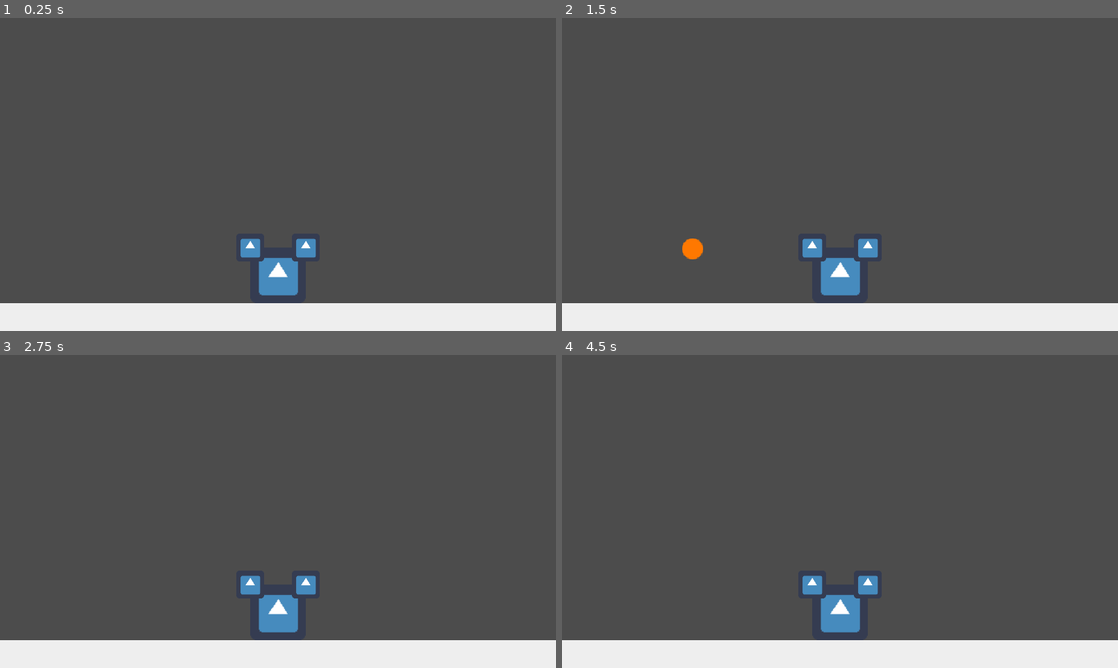
Above: before the commit, frames 1-4 (two rows, left to right).
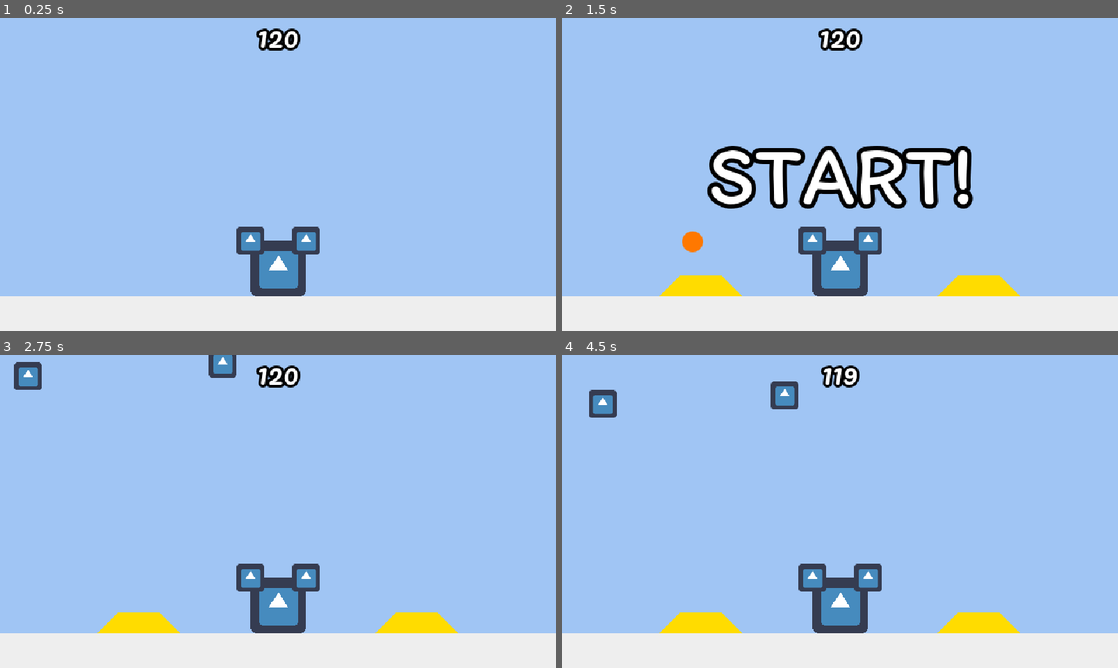
Above: after the commit, the same moments.

Repository: FractalDiane/GMTK2021
Game: Godot game, scene res://scenes/test.tscn
The game is run twice, just before and just after one commit, with the same random seed, the same clock (stepped at 60 frames per second) and the same inputs. The engine's default icon, where the game draws it, is replaced by a stand-in: a white triangle on a blue panel in a dark square.
Inputs:
- Up to frame 1 (0.25 s): no input
- Up to frame 2 (1.5 s): tap Enter at 0.5 s; hold F (fire_h_right) 0.53-1.28 s; tap Q (power_balance_left, bound only after the commit) at 0.6 s; tap R (power_balance_right, bound only after the commit) at 0.8, 1.35 s; hold A (fire_h_left) from 1.28 s (still down)
- Up to frame 3 (2.75 s): tap Q (power_balance_left, bound only after the commit) at 1.55, 2.1 s; release A (fire_h_left) at 2.03 s; hold F (fire_h_right) from 2.03 s (still down); tap R (power_balance_right, bound only after the commit) at 2.3 s
- Up to frame 4 (4.5 s): tap R (power_balance_right, bound only after the commit) at 2.85, 3.8, 4.35 s; tap Q (power_balance_left, bound only after the commit) at 3.05, 3.6 s; release F (fire_h_right) at 3.53 s; hold A (fire_h_left) from 3.53 s (still down)

The runs differ from the first frame. In frame 1, 89% of the frame differs, in the area x 0-100%, y 0-92%; in frame 2, 89%; in frame 3, 89%; in frame 4, 89%.

Commit message:
Day 1 continues

Diff:
--- /dev/null
+++ b/fonts/font_standard.tres
@@ -0,0 +1,9 @@
+[gd_resource type="DynamicFont" load_steps=2 format=2]
+
+[ext_resource path="res://fonts/itim-regular.ttf" type="DynamicFontData" id=1]
+
+[resource]
+size = 32
+outline_size = 3
+outline_color = Color( 0, 0, 0, 1 )
+font_data = ExtResource( 1 )
--- /dev/null
+++ b/fonts/font_timer.tres
@@ -0,0 +1,9 @@
+[gd_resource type="DynamicFont" load_steps=2 format=2]
+
+[ext_resource path="res://fonts/pacifico-regular.ttf" type="DynamicFontData" id=1]
+
+[resource]
+size = 32
+outline_size = 3
+outline_color = Color( 0, 0, 0, 1 )
+font_data = ExtResource( 1 )
--- /dev/null
+++ b/prefabs/enemies/enemy_fairy.tscn
@@ -0,0 +1,49 @@
+[gd_scene load_steps=6 format=2]
+
+[ext_resource path="res://icon.png" type="Texture" id=1]
+[ext_resource path="res://scripts/enemies/enemy_fairy.gd" type="Script" id=2]
+
+[sub_resource type="SpriteFrames" id=1]
+animations = [ {
+"frames": [ ExtResource( 1 ) ],
+"loop": true,
+"name": "fly",
+"speed": 5.0
+} ]
+
+[sub_resource type="RectangleShape2D" id=2]
+extents = Vector2( 16, 16 )
+
+[sub_resource type="RectangleShape2D" id=3]
+extents = Vector2( 24, 24 )
+
+[node name="EnemyFairy" type="KinematicBody2D"]
+position = Vector2( 96, 40 )
+script = ExtResource( 2 )
+__meta__ = {
+"_edit_group_": true
+}
+
+[node name="Sprite" type="AnimatedSprite" parent="."]
+scale = Vector2( 0.5, 0.5 )
+frames = SubResource( 1 )
+animation = "fly"
+
+[node name="CollisionShape2D" type="CollisionShape2D" parent="."]
+shape = SubResource( 2 )
+
+[node name="AreaSteal" type="Area2D" parent="."]
+collision_layer = 32
+collision_mask = 32
+
+[node name="CollisionShape2D" type="CollisionShape2D" parent="AreaSteal"]
+shape = SubResource( 3 )
+
+[node name="TimerTeleport" type="Timer" parent="."]
+
+[node name="TimerSteal" type="Timer" parent="."]
+one_shot = true
+
+[connection signal="area_entered" from="AreaSteal" to="." method="_on_AreaSteal_area_entered"]
+[connection signal="timeout" from="TimerTeleport" to="." method="_on_TimerTeleport_timeout"]
+[connection signal="timeout" from="TimerSteal" to="." method="_on_TimerSteal_timeout"]
--- /dev/null
+++ b/prefabs/game_ui.tscn
@@ -0,0 +1,86 @@
+[gd_scene load_steps=6 format=2]
+
+[ext_resource path="res://fonts/font_timer.tres" type="DynamicFont" id=1]
+[ext_resource path="res://scripts/game_ui.gd" type="Script" id=2]
+[ext_resource path="res://fonts/itim-regular.ttf" type="DynamicFontData" id=3]
+
+[sub_resource type="DynamicFont" id=1]
+size = 96
+outline_size = 5
+outline_color = Color( 0, 0, 0, 1 )
+font_data = ExtResource( 3 )
+
+[sub_resource type="Animation" id=2]
+resource_name = "start"
+length = 1.5
+tracks/0/type = "value"
+tracks/0/path = NodePath("TextStart:rect_position")
+tracks/0/interp = 2
+tracks/0/loop_wrap = true
+tracks/0/imported = false
+tracks/0/enabled = true
+tracks/0/keys = {
+"times": PoolRealArray( 0, 0.5, 1, 1.5 ),
+"transitions": PoolRealArray( 0.5, 0, 2, 1 ),
+"update": 0,
+"values": [ Vector2( -432, 122 ), Vector2( 168, 122 ), Vector2( 168, 122 ), Vector2( 792, 122 ) ]
+}
+tracks/1/type = "value"
+tracks/1/path = NodePath("TextStart:rect_scale")
+tracks/1/interp = 2
+tracks/1/loop_wrap = true
+tracks/1/imported = false
+tracks/1/enabled = true
+tracks/1/keys = {
+"times": PoolRealArray( 0, 0.5, 1, 1.5 ),
+"transitions": PoolRealArray( 0.5, 0, 2, 0.5 ),
+"update": 0,
+"values": [ Vector2( 1, 0.3 ), Vector2( 1, 1 ), Vector2( 1, 1 ), Vector2( 1, 0.3 ) ]
+}
+
+[node name="GameUI" type="Control"]
+anchor_right = 1.0
+anchor_bottom = 1.0
+script = ExtResource( 2 )
+__meta__ = {
+"_edit_lock_": true,
+"_edit_use_anchors_": false
+}
+
+[node name="TextTimer" type="Label" parent="."]
+anchor_left = 0.5
+anchor_right = 0.5
+margin_left = -64.0
+margin_top = -8.0
+margin_right = 64.0
+margin_bottom = 49.0
+custom_fonts/font = ExtResource( 1 )
+text = "120"
+align = 1
+valign = 1
+__meta__ = {
+"_edit_use_anchors_": false
+}
+
+[node name="TextStart" type="Label" parent="."]
+anchor_left = 0.5
+anchor_top = 0.5
+anchor_right = 0.5
+anchor_bottom = 0.5
+margin_left = -752.0
+margin_top = -58.0
+margin_right = -446.998
+margin_bottom = 58.0
+rect_scale = Vector2( 1, 0.3 )
+custom_fonts/font = SubResource( 1 )
+text = "START!"
+align = 1
+valign = 1
+__meta__ = {
+"_edit_use_anchors_": false
+}
+
+[node name="AnimationPlayer" type="AnimationPlayer" parent="."]
+anims/start = SubResource( 2 )
+
+[connection signal="animation_finished" from="AnimationPlayer" to="." method="_on_AnimationPlayer_animation_finished"]
--- /dev/null
+++ b/prefabs/horde.tscn
@@ -0,0 +1,20 @@
+[gd_scene load_steps=2 format=2]
+
+[sub_resource type="RectangleShape2D" id=1]
+extents = Vector2( 56, 16 )
+
+[node name="Horde" type="Area2D"]
+position = Vector2( 176, 112 )
+collision_layer = 32
+collision_mask = 32
+__meta__ = {
+"_edit_group_": true
+}
+
+[node name="Polygon2D" type="Polygon2D" parent="."]
+position = Vector2( -152, -40 )
+color = Color( 1, 0.866667, 0, 1 )
+polygon = PoolVector2Array( 128, 32, 176, 32, 200, 56, 104, 56 )
+
+[node name="CollisionShape2D" type="CollisionShape2D" parent="."]
+shape = SubResource( 1 )
--- a/project.godot
+++ b/project.godot
@@ -7,6 +7,22 @@
 ;   param=value ; assign values to parameters
 
 config_version=4
+
+_global_script_classes=[ {
+"base": "Control",
+"class": "GameUI",
+"language": "GDScript",
+"path": "res://scripts/game_ui.gd"
+}, {
+"base": "Resource",
+"class": "LevelData",
+"language": "GDScript",
+"path": "res://scripts/resources/level_data.gd"
+} ]
+_global_script_class_icons={
+"GameUI": "",
+"LevelData": ""
+}
 
 [application]
 
@@ -25,7 +41,7 @@
 window/size/resizable=false
 window/size/test_width=1280
 window/size/test_height=720
-window/stretch/mode="2d"
+window/stretch/mode="viewport"
 window/stretch/aspect="keep"
 
 [importer_defaults]
@@ -71,16 +87,28 @@
 fire_v_left={
 "deadzone": 0.5,
 "events": [ Object(InputEventKey,"resource_local_to_scene":false,"resource_name":"","device":0,"alt":false,"shift":false,"control":false,"meta":false,"command":false,"pressed":false,"scancode":83,"unicode":0,"echo":false,"script":null)
+, Object(InputEventKey,"resource_local_to_scene":false,"resource_name":"","device":0,"alt":false,"shift":false,"control":false,"meta":false,"command":false,"pressed":false,"scancode":87,"unicode":0,"echo":false,"script":null)
  ]
 }
 fire_v_right={
 "deadzone": 0.5,
 "events": [ Object(InputEventKey,"resource_local_to_scene":false,"resource_name":"","device":0,"alt":false,"shift":false,"control":false,"meta":false,"command":false,"pressed":false,"scancode":68,"unicode":0,"echo":false,"script":null)
+, Object(InputEventKey,"resource_local_to_scene":false,"resource_name":"","device":0,"alt":false,"shift":false,"control":false,"meta":false,"command":false,"pressed":false,"scancode":69,"unicode":0,"echo":false,"script":null)
  ]
 }
 fire_h_right={
 "deadzone": 0.5,
 "events": [ Object(InputEventKey,"resource_local_to_scene":false,"resource_name":"","device":0,"alt":false,"shift":false,"control":false,"meta":false,"command":false,"pressed":false,"scancode":70,"unicode":0,"echo":false,"script":null)
+ ]
+}
+power_balance_left={
+"deadzone": 0.5,
+"events": [ Object(InputEventKey,"resource_local_to_scene":false,"resource_name":"","device":0,"alt":false,"shift":false,"control":false,"meta":false,"command":false,"pressed":false,"scancode":81,"unicode":0,"echo":false,"script":null)
+ ]
+}
+power_balance_right={
+"deadzone": 0.5,
+"events": [ Object(InputEventKey,"resource_local_to_scene":false,"resource_name":"","device":0,"alt":false,"shift":false,"control":false,"meta":false,"command":false,"pressed":false,"scancode":82,"unicode":0,"echo":false,"script":null)
  ]
 }
 
@@ -91,3 +119,4 @@
 [rendering]
 
 environment/default_environment="res://default_env.tres"
+quality/dynamic_fonts/use_oversampling=false
--- /dev/null
+++ b/resources/levels/level_test.tres
@@ -0,0 +1,10 @@
+[gd_resource type="Resource" load_steps=2 format=2]
+
+[ext_resource path="res://scripts/resources/level_data.gd" type="Script" id=1]
+
+[resource]
+script = ExtResource( 1 )
+horde_x_positions = [ 160, 480 ]
+time = 120.0
+enemies = {
+}
--- a/scenes/test.tscn
+++ b/scenes/test.tscn
@@ -1,14 +1,17 @@
-[gd_scene load_steps=7 format=2]
+[gd_scene load_steps=13 format=2]
 
 [ext_resource path="res://icon.png" type="Texture" id=1]
 [ext_resource path="res://scripts/player.gd" type="Script" id=2]
 [ext_resource path="res://resources/sprite_heads.tres" type="SpriteFrames" id=3]
 [ext_resource path="res://audio/run.ogg" type="AudioStream" id=4]
+[ext_resource path="res://scripts/level.gd" type="Script" id=5]
+[ext_resource path="res://scripts/enemies/enemy_parachutist.gd" type="Script" id=6]
+[ext_resource path="res://resources/levels/level_test.tres" type="Resource" id=7]
 
-[sub_resource type="RectangleShape2D" id=2]
-extents = Vector2( 320, 16 )
+[sub_resource type="RectangleShape2D" id=1]
+extents = Vector2( 320, 24 )
 
-[sub_resource type="SpriteFrames" id=1]
+[sub_resource type="SpriteFrames" id=2]
 animations = [ {
 "frames": [ ExtResource( 1 ) ],
 "loop": true,
@@ -16,33 +19,63 @@
 "speed": 5.0
 } ]
 
+[sub_resource type="SpriteFrames" id=3]
+animations = [ {
+"frames": [ ExtResource( 1 ) ],
+"loop": true,
+"name": "fall",
+"speed": 5.0
+} ]
+
+[sub_resource type="RectangleShape2D" id=4]
+extents = Vector2( 16, 16 )
+
+[sub_resource type="RectangleShape2D" id=5]
+extents = Vector2( 24, 24 )
+
 [node name="Test" type="Node2D"]
+script = ExtResource( 5 )
+__meta__ = {
+"_edit_vertical_guides_": [ 320.0 ]
+}
+level_data_test = ExtResource( 7 )
+
+[node name="Background" type="ColorRect" parent="."]
+margin_right = 640.0
+margin_bottom = 360.0
+color = Color( 0.631373, 0.776471, 0.960784, 1 )
+__meta__ = {
+"_edit_lock_": true,
+"_edit_use_anchors_": false
+}
 
 [node name="Ground" type="ColorRect" parent="."]
-margin_top = 328.0
+margin_top = 320.0
 margin_right = 640.0
-margin_bottom = 360.0
+margin_bottom = 368.0
 color = Color( 0.937255, 0.937255, 0.937255, 1 )
 __meta__ = {
 "_edit_use_anchors_": false
 }
 
-[node name="Floor" type="StaticBody2D" parent="."]
+[node name="Floor" type="StaticBody2D" parent="." groups=[
+"Floor",
+]]
 position = Vector2( 0, 328 )
 
 [node name="CollisionShape2D" type="CollisionShape2D" parent="Floor"]
 position = Vector2( 320, 16 )
-shape = SubResource( 2 )
+shape = SubResource( 1 )
 
 [node name="Player" type="KinematicBody2D" parent="."]
-position = Vector2( 320, 296 )
+position = Vector2( 320, 288 )
 script = ExtResource( 2 )
 __meta__ = {
 "_edit_group_": true
 }
 
 [node name="SpriteBody" type="AnimatedSprite" parent="Player"]
-frames = SubResource( 1 )
+frames = SubResource( 2 )
 animation = "idle"
 
 [node name="SpriteHead1" type="AnimatedSprite" parent="Player"]
@@ -67,5 +100,40 @@
 [node name="TimerCooldownRight" type="Timer" parent="Player"]
 one_shot = true
 
+[node name="TimerStart" type="Timer" parent="."]
+one_shot = true
+autostart = true
+
+[node name="TimerLevel" type="Timer" parent="."]
+one_shot = true
+
+[node name="EnemyParachutist" type="KinematicBody2D" parent="."]
+position = Vector2( 256, -48 )
+script = ExtResource( 6 )
+__meta__ = {
+"_edit_group_": true
+}
+
+[node name="Sprite" type="AnimatedSprite" parent="EnemyParachutist"]
+scale = Vector2( 0.5, 0.5 )
+frames = SubResource( 3 )
+animation = "fall"
+
+[node name="CollisionShape2D" type="CollisionShape2D" parent="EnemyParachutist"]
+shape = SubResource( 4 )
+
+[node name="AreaSteal" type="Area2D" parent="EnemyParachutist"]
+collision_layer = 32
+collision_mask = 32
+
+[node name="CollisionShape2D" type="CollisionShape2D" parent="EnemyParachutist/AreaSteal"]
+shape = SubResource( 5 )
+
+[node name="TimerSteal" type="Timer" parent="EnemyParachutist"]
+one_shot = true
+
 [connection signal="timeout" from="Player/TimerCooldownLeft" to="Player" method="_on_TimerCooldownLeft_timeout"]
 [connection signal="timeout" from="Player/TimerCooldownRight" to="Player" method="_on_TimerCooldownRight_timeout"]
+[connection signal="timeout" from="TimerStart" to="." method="_on_TimerStart_timeout"]
+[connection signal="area_entered" from="EnemyParachutist/AreaSteal" to="EnemyParachutist" method="_on_AreaSteal_area_entered"]
+[connection signal="timeout" from="EnemyParachutist/TimerSteal" to="EnemyParachutist" method="_on_TimerSteal_timeout"]
--- /dev/null
+++ b/scenes/title.tscn
@@ -0,0 +1,103 @@
+[gd_scene load_steps=4 format=2]
+
+[ext_resource path="res://fonts/itim-regular.ttf" type="DynamicFontData" id=1]
+[ext_resource path="res://scripts/title.gd" type="Script" id=2]
+
+[sub_resource type="DynamicFont" id=1]
+size = 80
+outline_size = 5
+outline_color = Color( 0, 0, 0, 1 )
+font_data = ExtResource( 1 )
+
+[node name="Title" type="Control"]
+anchor_right = 1.0
+anchor_bottom = 1.0
+script = ExtResource( 2 )
+__meta__ = {
+"_edit_lock_": true,
+"_edit_use_anchors_": false
+}
+
+[node name="Background" type="ColorRect" parent="."]
+margin_right = 640.0
+margin_bottom = 360.0
+color = Color( 0.631373, 0.776471, 0.960784, 1 )
+__meta__ = {
+"_edit_lock_": true,
+"_edit_use_anchors_": false
+}
+
+[node name="Title" type="Control" parent="."]
+anchor_left = 0.5
+anchor_right = 0.5
+margin_left = -172.0
+margin_top = 16.0
+margin_right = 172.0
+margin_bottom = 176.0
+__meta__ = {
+"_edit_group_": true,
+"_edit_use_anchors_": false
+}
+
+[node name="Title" type="RichTextLabel" parent="Title"]
+margin_right = 416.0
+margin_bottom = 96.0
+custom_fonts/normal_font = SubResource( 1 )
+bbcode_enabled = true
+bbcode_text = " [color=#c85e46]WE'RE A[/color]"
+meta_underlined = false
+text = " WE'RE A"
+scroll_active = false
+__meta__ = {
+"_edit_use_anchors_": false
+}
+
+[node name="Title2" type="RichTextLabel" parent="Title"]
+margin_left = -8.0
+margin_top = 72.0
+margin_right = 408.0
+margin_bottom = 168.0
+custom_fonts/normal_font = SubResource( 1 )
+bbcode_enabled = true
+bbcode_text = " [color=#e1d53c]DRAGON[/color]"
+meta_underlined = false
+text = " DRAGON"
+scroll_active = false
+__meta__ = {
+"_edit_use_anchors_": false
+}
+
+[node name="Buttons" type="VBoxContainer" parent="."]
+anchor_left = 0.5
+anchor_top = 1.0
+anchor_right = 0.5
+anchor_bottom = 1.0
+margin_left = -128.0
+margin_top = -176.0
+margin_right = 128.0
+margin_bottom = -24.0
+custom_constants/separation = 28
+__meta__ = {
+"_edit_use_anchors_": false
+}
+
+[node name="ButtonStart" type="Button" parent="Buttons"]
+margin_right = 256.0
+margin_bottom = 20.0
+text = "Start"
+
+[node name="ButtonCredits" type="Button" parent="Buttons"]
+margin_top = 48.0
+margin_right = 256.0
+margin_bottom = 68.0
+text = "Credits"
+
+[node name="ButtonExit" type="Button" parent="Buttons"]
+margin_top = 96.0
+margin_right = 256.0
+margin_bottom = 116.0
+text = "Exit"
+
+[connection signal="pressed" from="Buttons/ButtonStart" to="." method="_on_ButtonStart_pressed"]
+[connection signal="pressed" from="Buttons/ButtonCredits" to="." method="_on_ButtonCredits_pressed"]
+[connection signal="pressed" from="Buttons/ButtonExit" to="." method="_on_ButtonExit_pressed"]
--- /dev/null
+++ b/scripts/enemies/enemy_fairy.gd
@@ -0,0 +1,34 @@
+extends KinematicBody2D
+
+var movement := Vector2.DOWN
+var speed := 20.0
+
+var hoard_target: Area2D
+
+func _ready() -> void:
+	hoard_target = get_tree().current_scene.get_closest_horde(get_position())
+
+	$TimerTeleport.set_wait_time(rand_range(2.0, 4.0))
+	$TimerTeleport.start()
+
+
+func _physics_process(delta: float) -> void:
+	var dir := get_position().direction_to(hoard_target.get_position())
+	move_and_slide(dir * speed)
+
+
+func _on_TimerTeleport_timeout() -> void:
+	var target := Vector2(rand_range(15, 345), get_position().y + 15)
+	set_position(target)
+	hoard_target = get_tree().current_scene.get_closest_horde(target)
+
+
+func _on_AreaSteal_area_entered(area: Area2D) -> void:
+	$TimerTeleport.stop()
+	movement = Vector2.ZERO
+	$TimerSteal.start()
+
+
+func _on_TimerSteal_timeout() -> void:
+	movement = Vector2(-1 if randf() > 0.5 else 1, 0)
+	speed = 60.0
--- /dev/null
+++ b/scripts/enemies/enemy_parachutist.gd
@@ -0,0 +1,28 @@
+extends KinematicBody2D
+
+var movement := Vector2.DOWN
+var speed := 0.0
+var falling := true
+
+var stole_gold := false
+
+func _ready() -> void:
+	speed = rand_range(15.0, 60.0)
+
+
+func _physics_process(delta: float) -> void:
+	var current_speed := move_and_slide(movement * speed).y
+	if falling and current_speed <= 0.0:
+		movement = Vector2(1 if randf() > 0.5 else -1, 0)
+		falling = false
+
+
+func _on_AreaSteal_area_entered(area: Area2D) -> void:
+	movement = Vector2.ZERO
+	$TimerSteal.start()
+
+
+func _on_TimerSteal_timeout() -> void:
+	stole_gold = true
+	speed = 80
+	movement = Vector2.UP
--- /dev/null
+++ b/scripts/game_ui.gd
@@ -0,0 +1,21 @@
+extends Control
+class_name GameUI
+
+signal animation_finished()
+
+onready var text_timer := $TextTimer as Label
+
+func _ready() -> void:
+	pass
+
+
+func play_animation(animation: String) -> void:
+	$AnimationPlayer.play(animation)
+
+
+func set_timer_text(time_remaining: float) -> void:
+	text_timer.set_text(str(ceil(time_remaining)))
+
+
+func _on_AnimationPlayer_animation_finished(_anim_name: String) -> void:
+	emit_signal("animation_finished")
--- /dev/null
+++ b/scripts/level.gd
@@ -0,0 +1,84 @@
+extends Node2D
+
+const horde_prefab := preload("res://prefabs/horde.tscn")
+const game_ui_prefab := preload("res://prefabs/game_ui.tscn")
+
+const enemy_prefab_fairy := preload("res://prefabs/enemies/enemy_fairy.tscn")
+
+export(Resource) var level_data_test
+
+enum Enemy {
+	Parachutist,
+	Fairy,
+}
+
+var ui: GameUI = null
+
+var level_started := false
+
+var hordes := []
+
+onready var timer_level := $TimerLevel as Timer
+
+func _ready() -> void:
+	randomize()
+
+	ui = game_ui_prefab.instance() as GameUI
+	get_tree().get_root().call_deferred("add_child", ui)
+
+
+func _process(delta: float) -> void:
+	if level_started:
+		ui.set_timer_text(timer_level.get_time_left())
+
+
+func start_level(level_data: LevelData) -> void:
+	hordes.clear()
+	for posx in level_data.horde_x_positions:
+		var horde := horde_prefab.instance() as Area2D
+		horde.set_position(Vector2(posx, 304))
+		add_child(horde)
+		hordes.push_back(horde)
+
+	timer_level.set_wait_time(level_data.time)
+
+	ui.set_timer_text(level_data.time)
+	ui.play_animation("start")
+	ui.connect("animation_finished", self, "start_timer")
+
+
+func start_timer() -> void:
+	timer_level.start()
+	level_started = true
+
+	spawn_enemy(Enemy.Fairy, Vector2(30, 20))
+
+
+func get_random_horde() -> Area2D:
+	var index := int(round(rand_range(0, len(hordes) - 1)))
+	return hordes[index]
+
+
+func get_closest_horde(to: Vector2) -> Area2D:
+	var dists := []
+	var dict := {}
+	for horde in hordes:
+		var this_dist: float = horde.get_position().distance_to(to)
+		dists.push_back(this_dist)
+		dict[this_dist] = horde
+
+	return dict[dists.min()]
+
+
+func spawn_enemy(type: int, position_: Vector2) -> void:
+	var enemy: KinematicBody2D
+	match type:
+		Enemy.Fairy:
+			enemy = enemy_prefab_fairy.instance() as KinematicBody2D
+
+	enemy.set_position(position_)
+	add_child(enemy)
+
+
+func _on_TimerStart_timeout() -> void:
+	start_level(level_data_test)
--- a/scripts/player.gd
+++ b/scripts/player.gd
@@ -10,6 +10,8 @@
 
 var can_fire_left := true
 var can_fire_right := true
+
+var power_balance := 0
 
 var moving := false
 
@@ -40,8 +42,13 @@
 	elif not moving and sound_walk.is_playing():
 		sound_walk.stop()
 
+	if Input.is_action_just_pressed("power_balance_left"):
+		power_balance = max(power_balance - 1, -2)
+	if Input.is_action_just_pressed("power_balance_right"):
+		power_balance = min(power_balance + 1, 2)
 
-func _physics_process(delta: float) -> void:
+
+func _physics_process(_delta: float) -> void:
 	var body_movement := int(Input.is_action_pressed("move_right")) - int(Input.is_action_pressed("move_left"))
 
 	var final_movement := Vector2(body_movement, 0.0) * speed
--- /dev/null
+++ b/scripts/resources/level_data.gd
@@ -0,0 +1,7 @@
+extends Resource
+class_name LevelData
+
+export(Array, int) var horde_x_positions := []
+
+export(float) var time := 120.0
+export(Dictionary) var enemies := {}
--- /dev/null
+++ b/scripts/title.gd
@@ -0,0 +1,18 @@
+extends Control
+
+export(String, FILE, "*.tscn") var start_scene := String()
+
+func _ready() -> void:
+	pass
+
+
+func _on_ButtonStart_pressed() -> void:
+	get_tree().change_scene(start_scene)
+
+
+func _on_ButtonCredits_pressed() -> void:
+	pass # Replace with function body.
+
+
+func _on_ButtonExit_pressed() -> void:
+	pass # Replace with function body.
Not shown, added: export_presets.cfg
Binary file added: fonts/itim-regular.ttf
Binary file added: fonts/pacifico-regular.ttf
